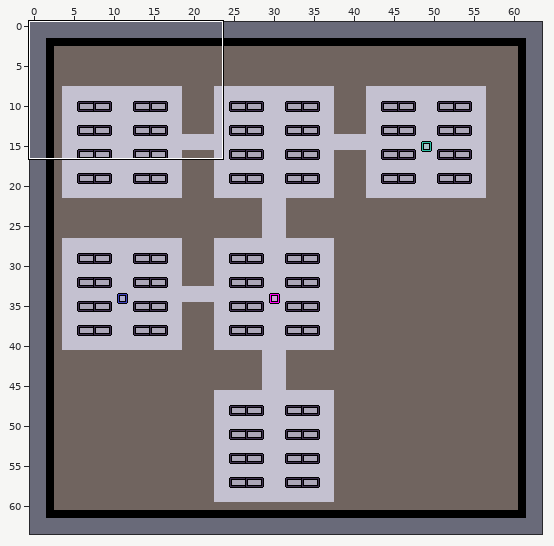
Two states of a LDtk project, assets/level.ldtk. The picture above shows the old version from afar; the outline marks the close-up.
Close-up. Old version:
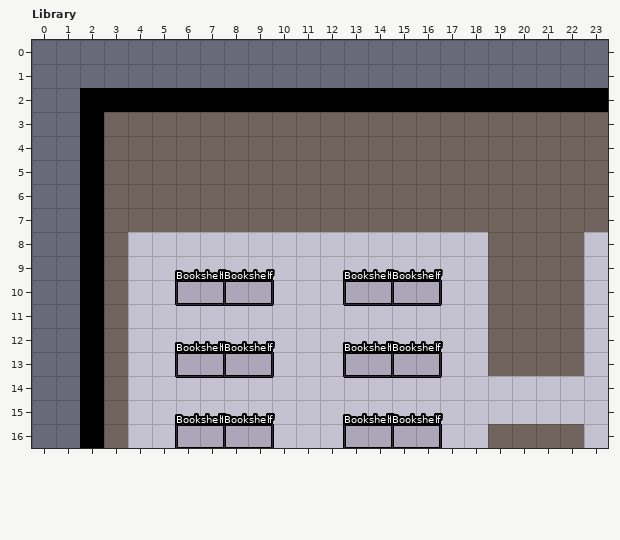
Cells are 16x16 px. Shown: Library x 0..23, y 0..16. The commit also changed other parts of the map, which this record leaves out. The old version is drawn lined up with the new one.
After:
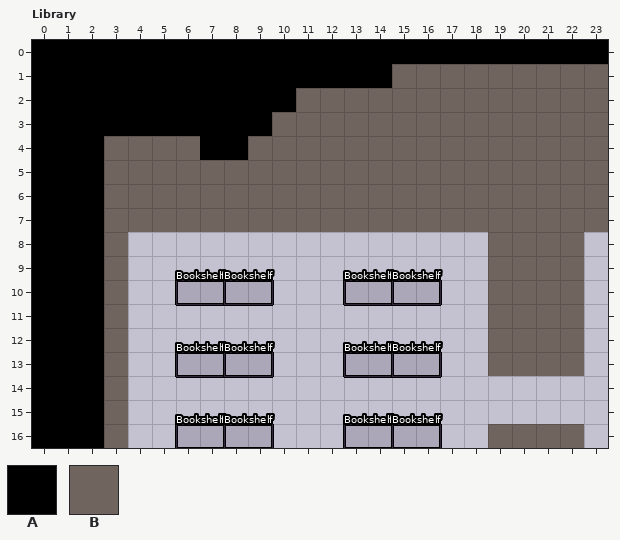
Key: from "Tiles": A 2 "PermanentWall", B 3 "Wall".
_ is an empty cell.
What changed:
map size 60x60 -> 64x64 cells (old content now starts at 2,2; both pictures use the new coordinates)
Layer "Tiles":
y 0: x 0..23 ________________________ -> AAAAAAAAAAAAAAAAAAAAAAAA
y 1: x 0..23 ________________________ -> AAAAAAAAAAAAAAABBBBBBBBB
y 2: x 0..1 __ -> AA; x 11..23 AAAAAAAAAAAAA -> BBBBBBBBBBBBB
y 3: x 0..1 __ -> AA; x 3..9 BBBBBBB -> AAAAAAA
y 4: x 0..1 __ -> AA; x 7..8 BB -> AA
y 5..16: x 0..1 __ -> AA
